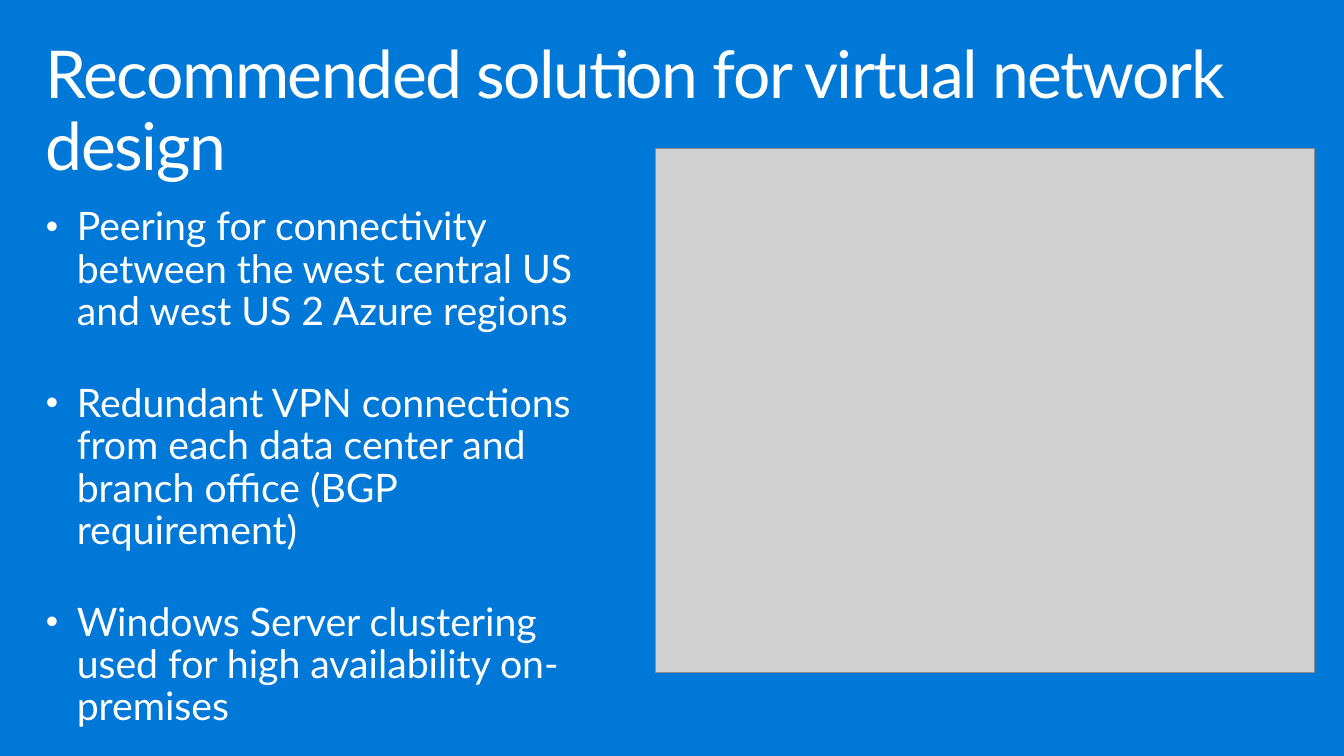
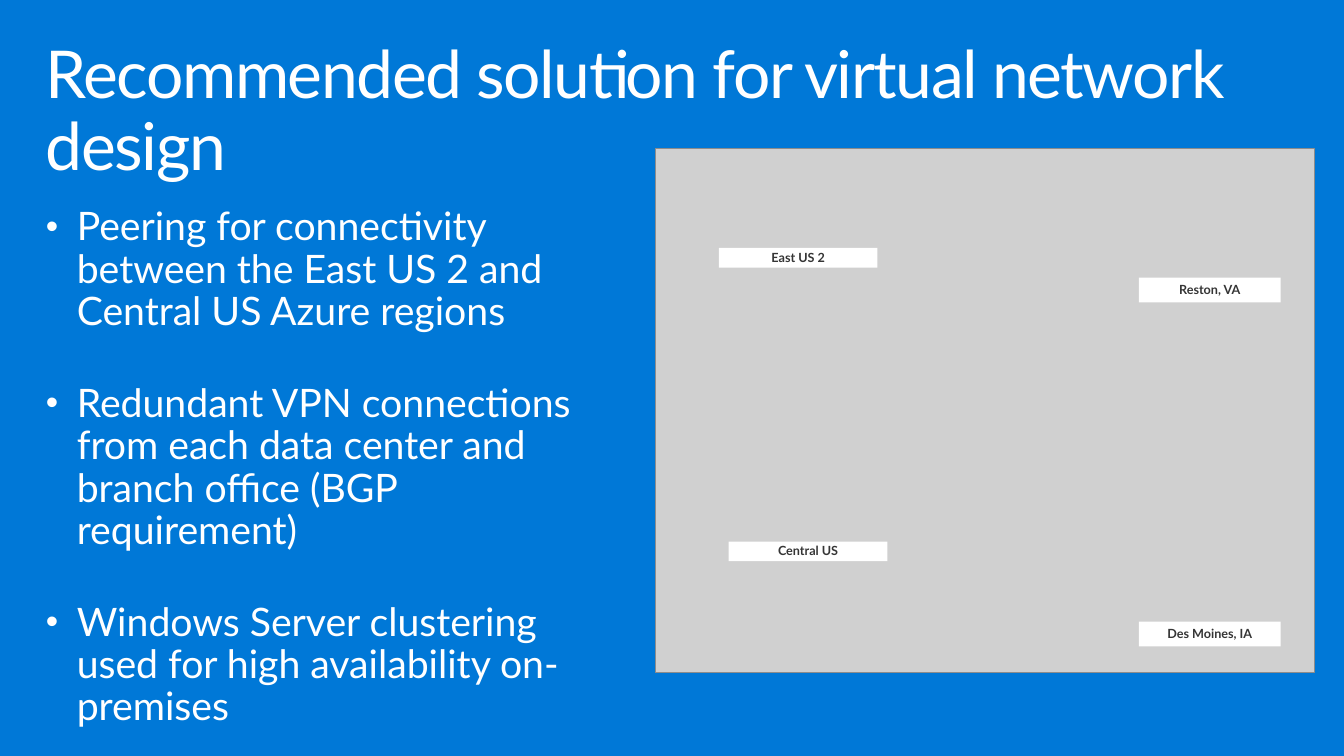
Before and after one commit to microsoft/MCW-Building-a-resilient-IaaS-architecture, a slide deck: slide 21 of Whiteboard design session/WDS trainer presentation - Building a resilient IaaS architecture.pptx. Drawn at 1344x756 pixels with LibreOffice and Linux fonts; fonts in the diff are those of the drawing; grey boxes stand for pictures. Boxes give left, top, right and bottom in pixels: in the first picture for what was removed or moved away, otherwise in the second. Text is boxed around its words. In the diff, an @@ line names an element or a change of style, - is before the commit and + after.

Commit message:
Updated WDS
Updated WDS to reflect new operating locations and Azure regions for Contoso to accomodated the HOL

```diff
--- a/Whiteboard design session/WDS trainer presentation - Building a resilient IaaS architecture.pptx
+++ b/Whiteboard design session/WDS trainer presentation - Building a resilient IaaS architecture.pptx
@@ text at (77,211,542,332): text changed @@
-• Peering for connectivity between the west central US and west US 2 Azure regions
+• Peering for connectivity between the East US 2 and Central US Azure regions
@@ rectangle added at (719,248,877,268), fill #FFFFFF, 9 pt, text #353535, bold @@
+East US 2
@@ rectangle added at (1139,277,1281,302), fill #FFFFFF, 9 pt, text #353535, bold @@
+Reston, VA
@@ rectangle added at (729,541,887,562), fill #FFFFFF, 9 pt, text #353535, bold @@
+Central US
@@ rectangle added at (1139,622,1281,647), fill #FFFFFF, 9 pt, text #353535, bold @@
+Des Moines, IA
```
Also in this commit, not shown: 9 other slides changed, 7 other files.
